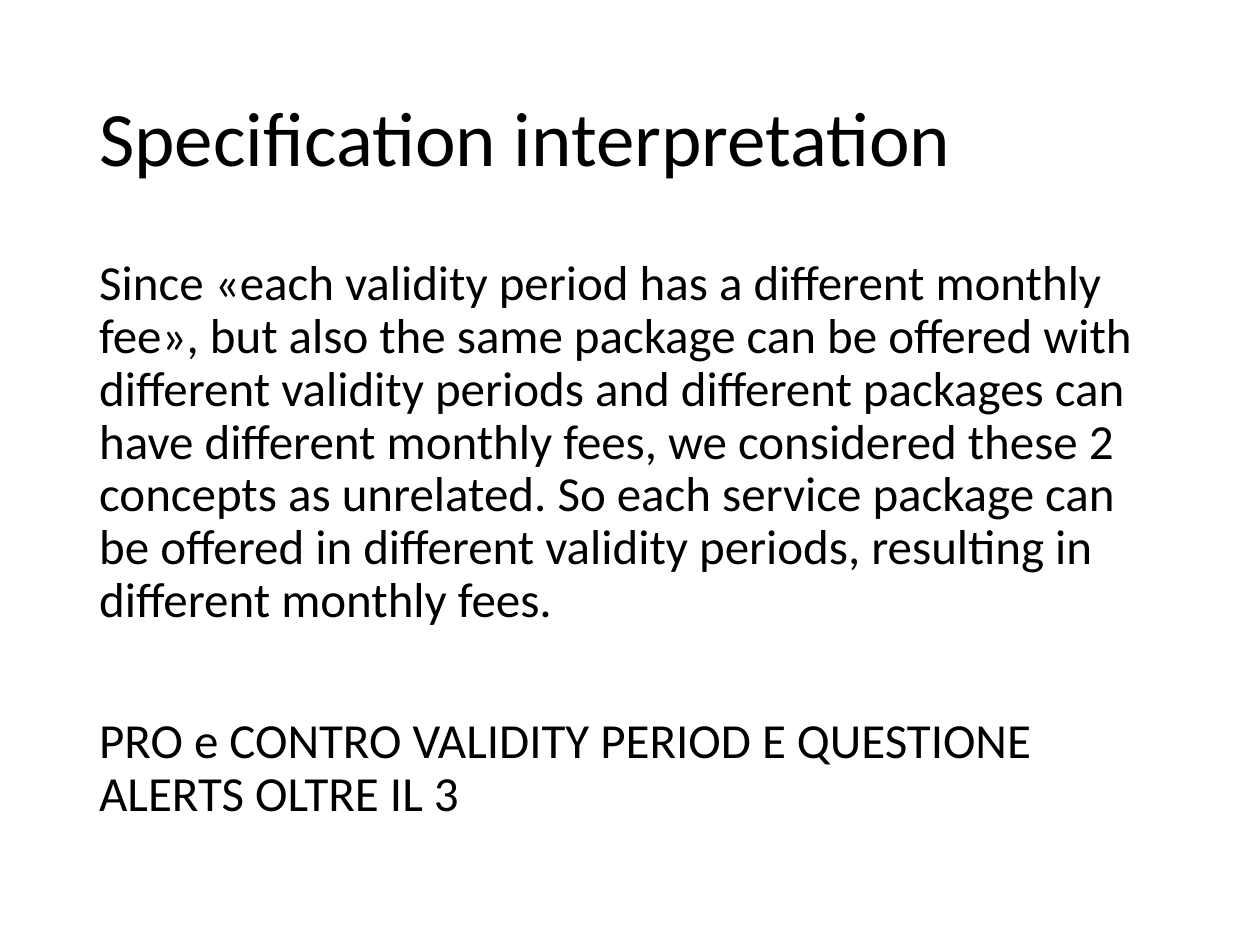
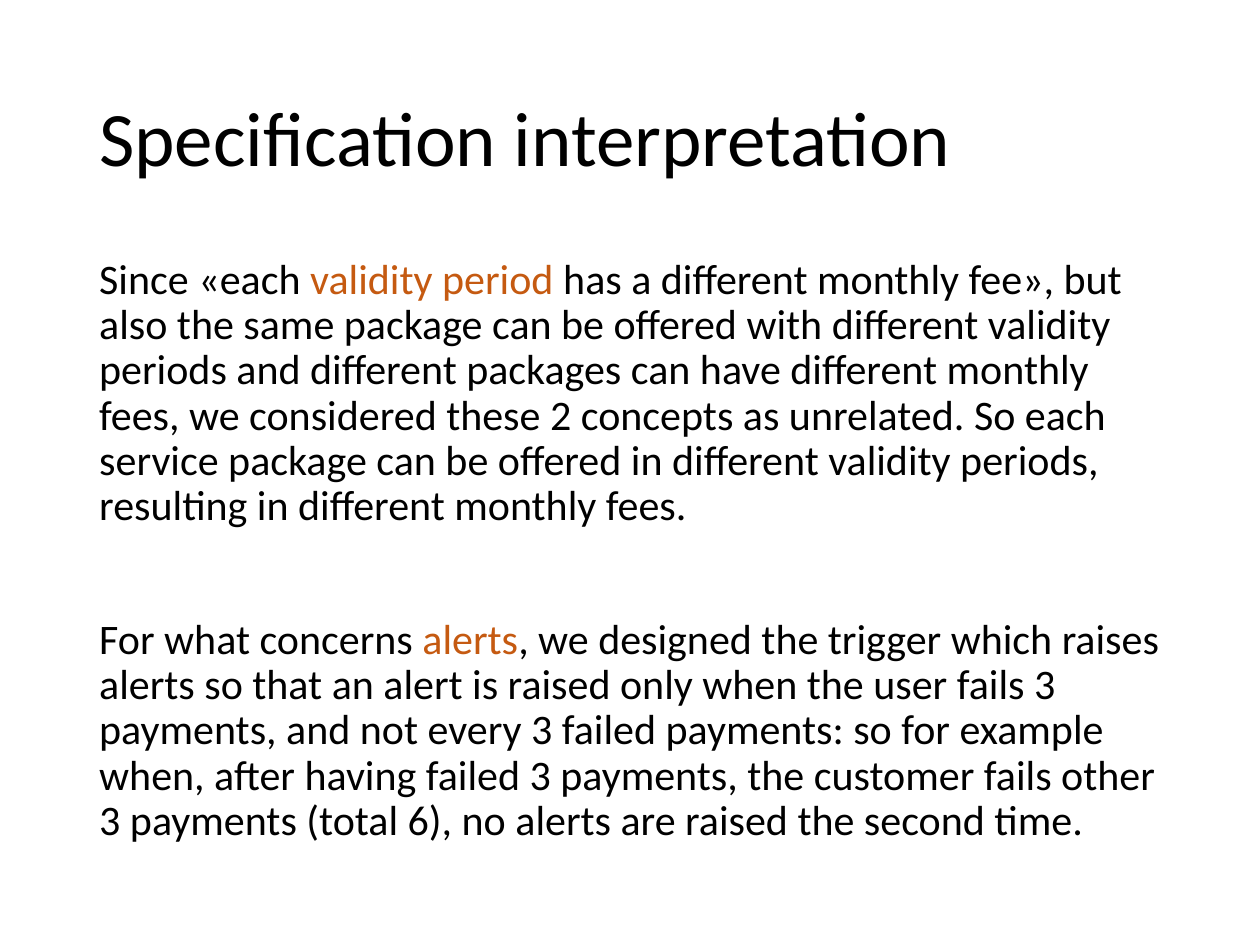
Before and after one commit to andrearestelli/db2-project, a slide deck: slide 5 of docs/documentation.pptx. Drawn at 1260x945 pixels with LibreOffice and Linux fonts; fonts in the diff are those of the drawing. Boxes give left, top, right and bottom in pixels: in the first picture for what was removed or moved away, otherwise in the second. Text is boxed around its words. In the diff, an @@ line names an element or a change of style, - is before the commit and + after.

```diff
--- a/docs/documentation.pptx
+++ b/docs/documentation.pptx
@@ text at (99, 264, 1122, 528): size 28 to 24 pt in "Since «each validity period has a different ..."; text colour #000000 to #C55A11 in "validity period" @@
@@ text at (99, 624, 1159, 842): text changed; size 28 to 24 pt @@
-PRO e CONTRO VALIDITY PERIOD E QUESTIONE ALERTS OLTRE IL 3
+For what concerns alerts, we designed the trigger which raises alerts so that an alert is raised only when the user fails 3 payments, and not every 3 failed payments: so for example when, after having failed 3 payments, the customer fails other 3 payments (total 6), no alerts are raised the second time.
```
Also in this commit, not shown: 3 other slides changed, 2 slides added.
